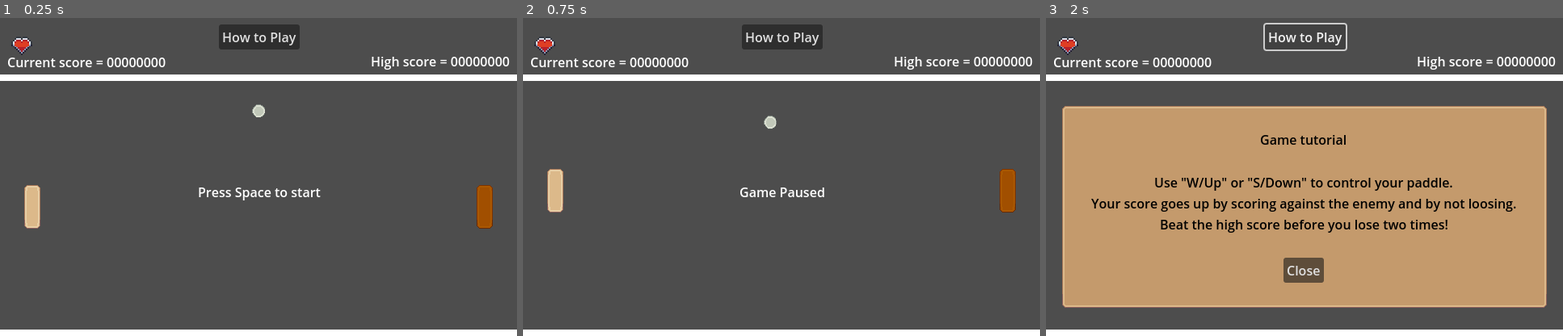
Above: before the commit, frames 1-3 (left to right).
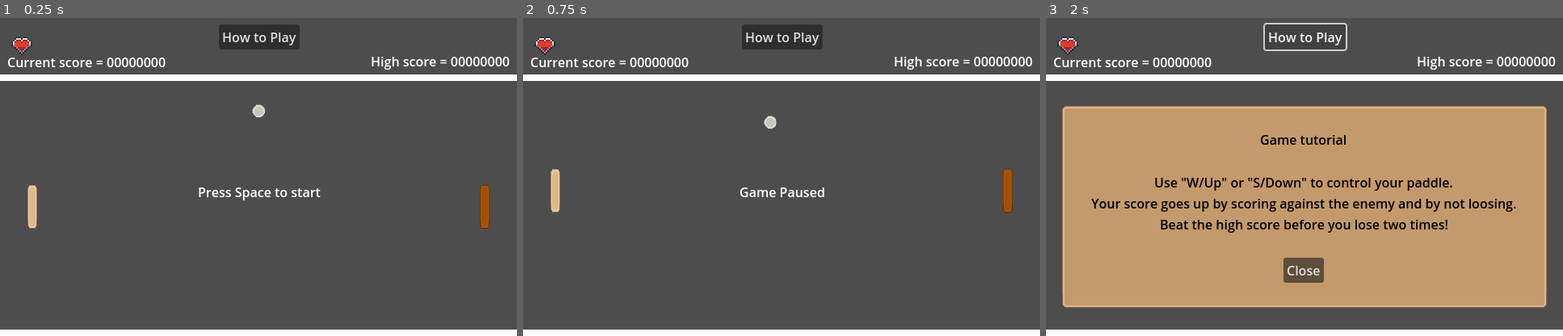
Above: after the commit, the same moments.

Repository: CeruleanG/Godot_pong
Game: Godot game, scene res://src/world/world.tscn
Same seed, same stepped clock (60 frames per second), same inputs: the game is played once before the commit and once after it.
Inputs:
- Up to frame 1 (0.25 s): no input
- Up to frame 2 (0.75 s): tap Space (confirm_key) at 0.5, 0.6 s; hold W (up_key) from 0.53 s (still down)
- Up to frame 3 (2 s): release W (up_key) at 1.25 s; click "How to Play" at 1.25 s

The runs differ from the first frame. In frame 1, 0.5% of the frame differs, in the area x 4-96%, y 52-67%; in frame 2, 0.5%; in frame 3, nothing differs.

Commit message:
Fix the issue where the ball clips into the collide box of the paddle and stuck

Diff:
--- a/src/ball/ball.gd
+++ b/src/ball/ball.gd
@@ -14,3 +14,6 @@
 	if col:
 		velocity = velocity.bounce(col.get_normal())
 		velocity *= 1.05
+
+func _process(delta: float) -> void:
+	print_debug(position)
--- a/src/enemy_pad/enemy_pad.gd
+++ b/src/enemy_pad/enemy_pad.gd
@@ -7,7 +7,10 @@
 	ball = get_parent().get_node("ball")
 
 func _physics_process(delta: float) -> void:
-	var aim = sign(ball.global_position.y - global_position.y)
+	var diff = ball.global_position.y - global_position.y
+	var aim = 0
+	if abs(diff)>3 :
+		aim = sign(diff)
 	var dir := Vector2(0, aim)
 	var velocity = dir * SPEED * delta
 	move_and_collide(velocity)
--- a/src/enemy_pad/enemy_pad.tscn
+++ b/src/enemy_pad/enemy_pad.tscn
@@ -4,6 +4,7 @@
 [ext_resource type="Texture2D" uid="uid://brh77uvbg2nxh" path="res://asset/Sprite sheets/Sprite sheet for Basic Pack.png" id="2_h5p7o"]
 
 [node name="enemyPad" type="CharacterBody2D"]
+scale = Vector2(0.558079, 1)
 script = ExtResource("1_h5p7o")
 
 [node name="Sprite2D" type="NinePatchRect" parent="."]
--- a/src/player_pad/playerPad.tscn
+++ b/src/player_pad/playerPad.tscn
@@ -4,6 +4,7 @@
 [ext_resource type="Texture2D" uid="uid://brh77uvbg2nxh" path="res://asset/Sprite sheets/Sprite sheet for Basic Pack.png" id="2_k1r3t"]
 
 [node name="playerPad" type="CharacterBody2D"]
+scale = Vector2(0.56, 1)
 script = ExtResource("1_k1r3t")
 
 [node name="Sprite2D" type="NinePatchRect" parent="."]
--- a/src/player_pad/player_pad.gd
+++ b/src/player_pad/player_pad.gd
@@ -1,6 +1,7 @@
 extends CharacterBody2D
 
 const SPEED := 300
+const X_POS = 40
 
 func get_input_dir () -> float :
 	return Input.get_action_strength("down_key") - Input.get_action_strength("up_key")
@@ -10,3 +11,4 @@
 	var dir := Vector2(0, get_input_dir())
 	var velocity = dir * SPEED * delta
 	move_and_collide(velocity)
+	self.position.x = X_POS
--- a/src/world/world.tscn
+++ b/src/world/world.tscn
@@ -62,6 +62,7 @@
 texture = SubResource("CanvasTexture_t101k")
 
 [node name="score_area_left" parent="walls" instance=ExtResource("6_l0av5")]
+scale = Vector2(0.398911, 39.8356)
 collision_layer = 4
 collision_mask = 2
 
@@ -120,6 +121,7 @@
 
 [node name="Paused_Menu" parent="UI" instance=ExtResource("7_wg6dd")]
 unique_name_in_owner = true
+visible = false
 
 [node name="unpause_handler" type="Node" parent="."]
 process_mode = 2
